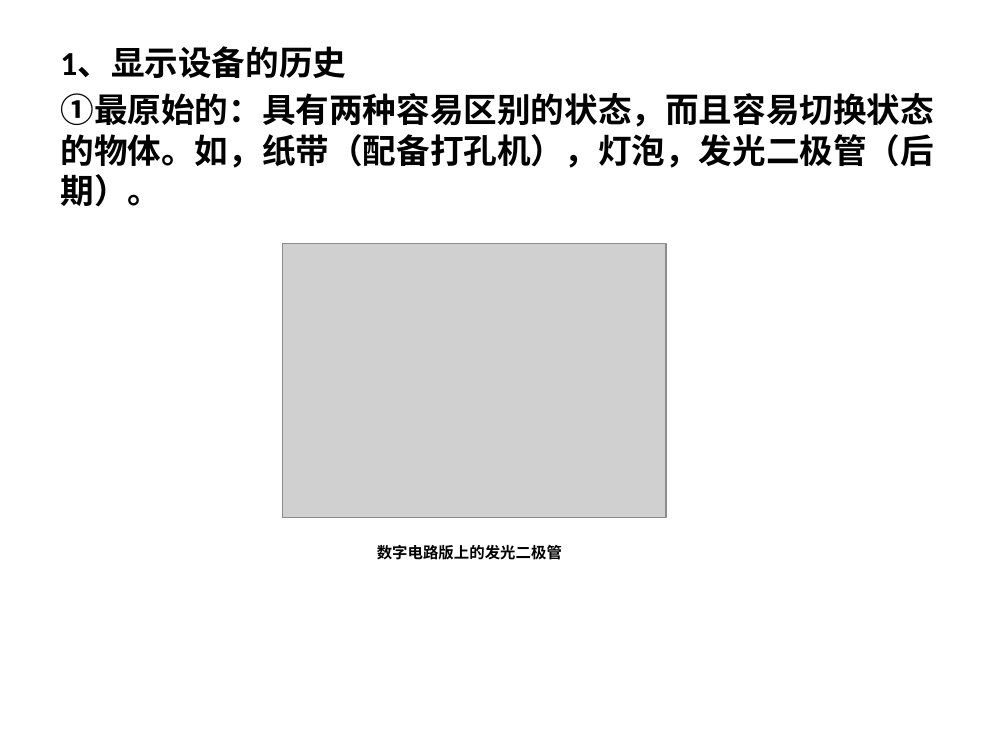
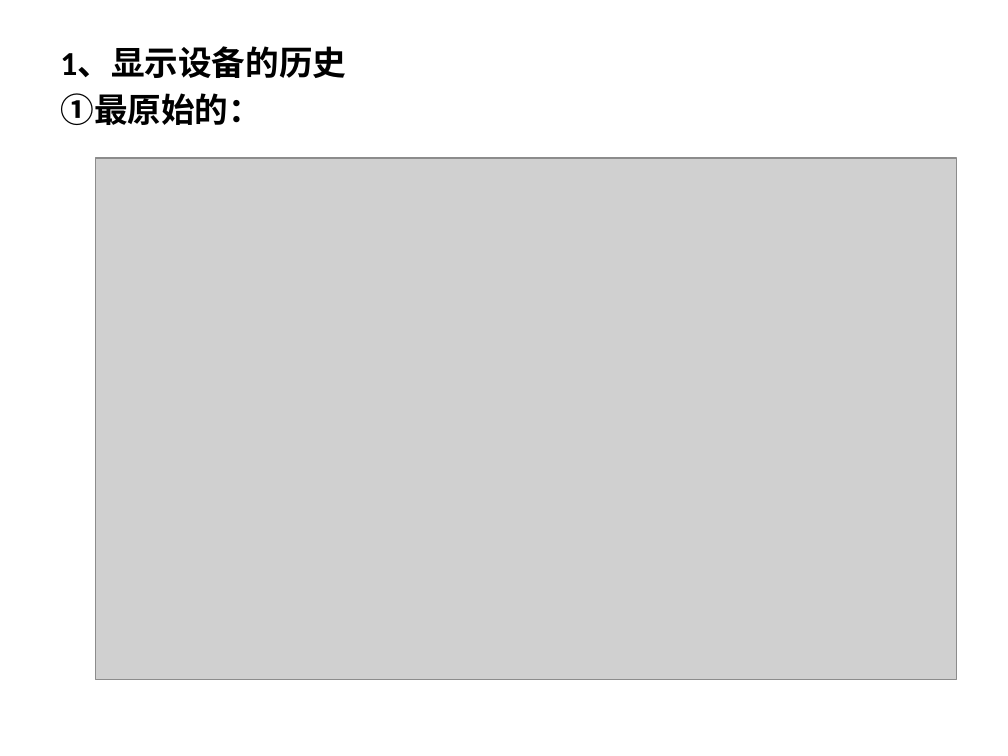
Before and after one commit to xiangaodielian/molehill-lab, a slide deck: slide 5 of notes/FFP.pptx (slide 4 before the commit). Drawn at 1008x756 pixels with LibreOffice and Linux fonts; fonts in the diff are those of the drawing; grey boxes stand for pictures; background and template pictures are left out. Boxes give left, top, right and bottom in pixels: in the first picture for what was removed or moved away, otherwise in the second. Text is boxed around its words. In the diff, an @@ line names an element or a change of style, - is before the commit and + after.

```diff
--- a/notes/FFP.pptx
+++ b/notes/FFP.pptx
@@ text at box(60, 93, 262, 125): text changed @@
-①最原始的：具有两种容易区别的状态，而且容易切换状态的物体。如，纸带（配备打孔机），灯泡，发光二极管（后期）。
+①最原始的：
@@ picture added at box(96, 158, 957, 680) @@
@@ picture removed at box(282, 243, 665, 517) @@
@@ text removed at box(377, 545, 562, 560) @@
-数字电路版上的发光二极管
```
Also in this commit, not shown: 5 other slides changed, 4 slides added, 3 slides removed.
